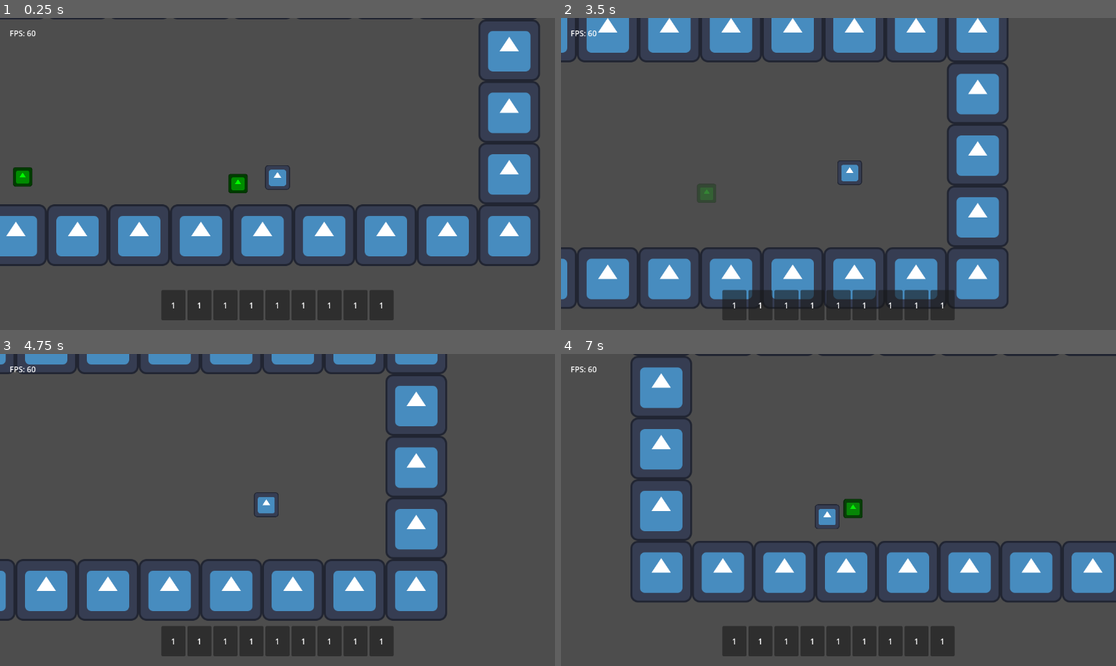
Above: before the commit, frames 1-4 (two rows, left to right).
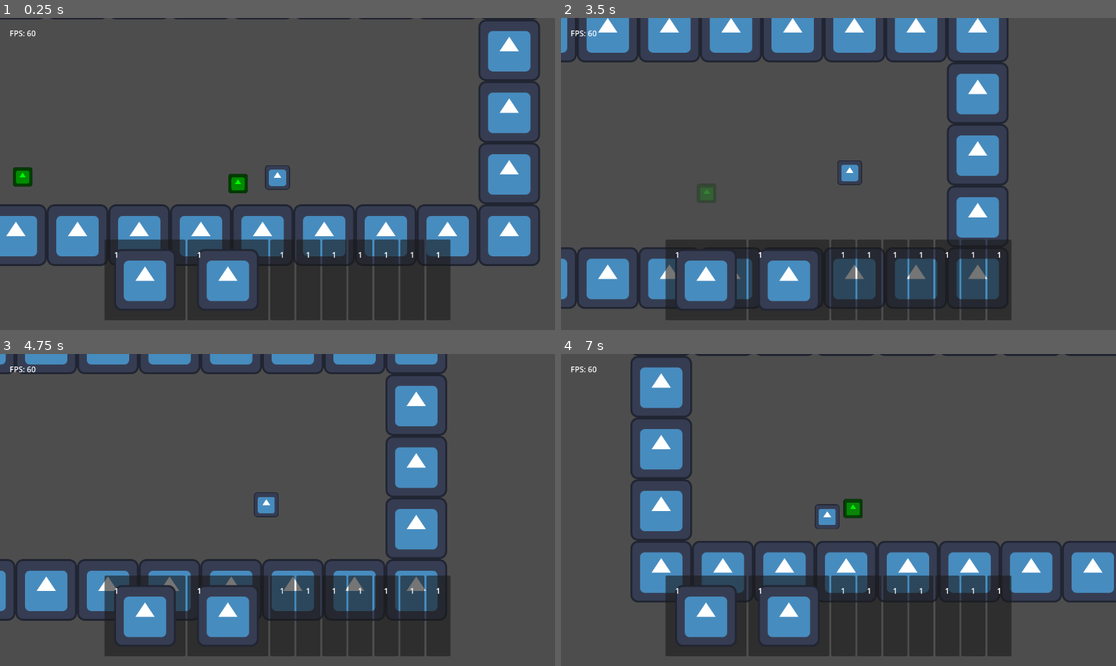
Above: after the commit, the same moments.

Repository: TheHumanMRP/RPG-Life-Tracker
Game: Godot game, scene res://Folders/Systems/Main/Scenes/main_scene.tscn
The game is run twice, just before and just after one commit, with the same random seed, the same clock (stepped at 60 frames per second) and the same inputs. The engine's default icon, where the game draws it, is replaced by a stand-in: a white triangle on a blue panel in a dark square.
Inputs:
- Up to frame 1 (0.25 s): no input
- Up to frame 2 (3.5 s): hold D (move_right) 0.53-2.03 s; tap Space (jump) at 0.77, 1.52, 3.02 s; hold A (move_left) 2.03-2.78 s; hold D (move_right) from 2.78 s (still down)
- Up to frame 3 (4.75 s): tap Space (jump) at 3.77, 4.52 s; release D (move_right) at 4.28 s; hold A (move_left) from 4.28 s (still down)
- Up to frame 4 (7 s): release A (move_left) at 5.03 s; hold D (move_right) 5.03-5.78 s; hold A (move_left) from 5.78 s (still down); tap Space (jump) at 6.02, 6.77 s

The runs differ from the first frame. In frame 1, 11% of the frame differs, in the area x 18-82%, y 71-97%; in frame 2, 9.9%; in frame 3, 11%; in frame 4, 11%.

Commit message:
Auto commit at 2026-06-29 23:32:59

Diff:
--- a/Folders/Systems/Inventory_System/Scripts/inventory_logic.gd
+++ b/Folders/Systems/Inventory_System/Scripts/inventory_logic.gd
@@ -25,9 +25,8 @@
 
 func testing_inventory() -> void:
 	# clear_inventory()
-	# for i in range(2):
-	# 	add_test_sword()
-	SignalBus.inventory_changed.emit()
+	for i in range(2):
+		add_test_sword()
 
 	pass
 
